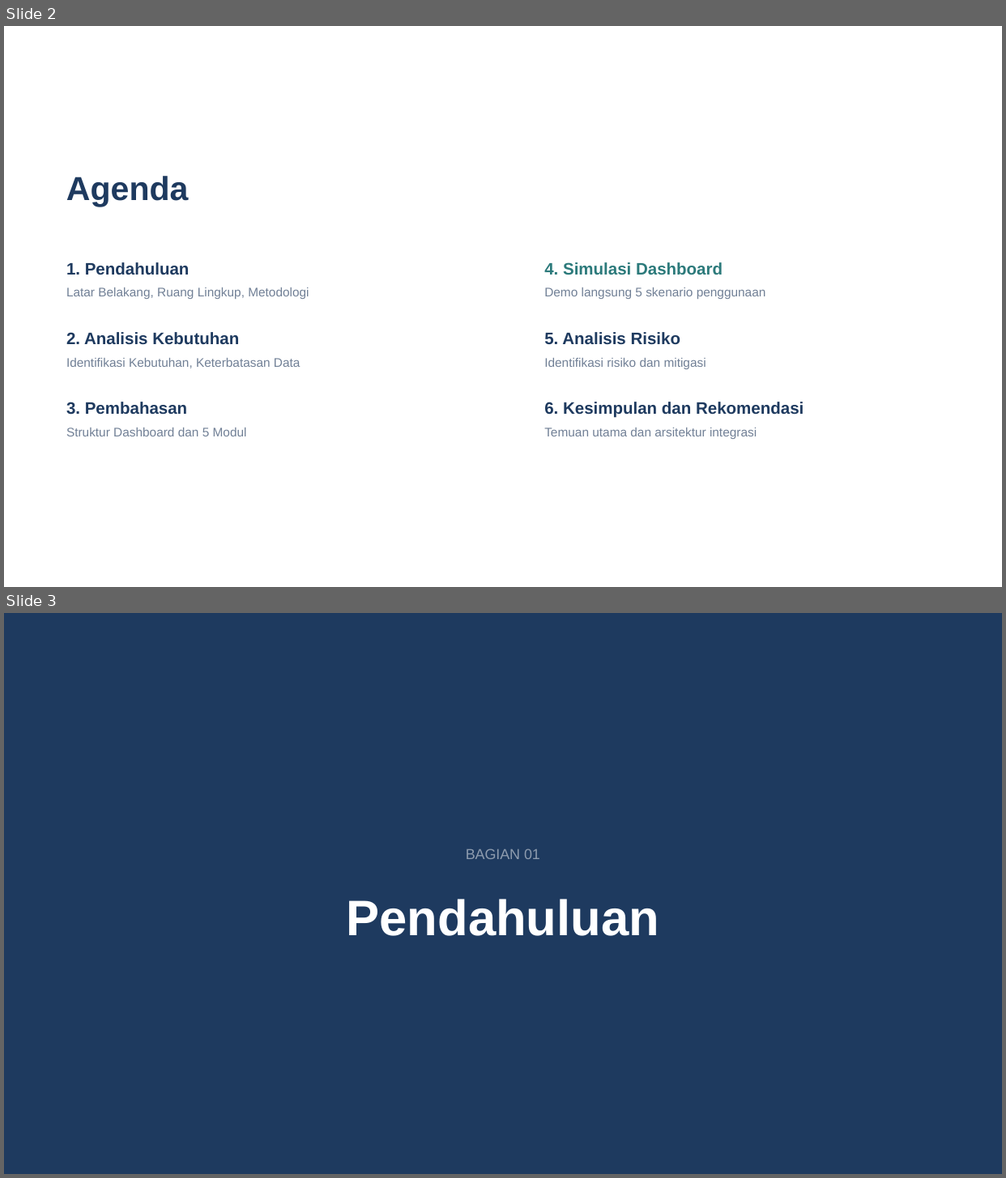
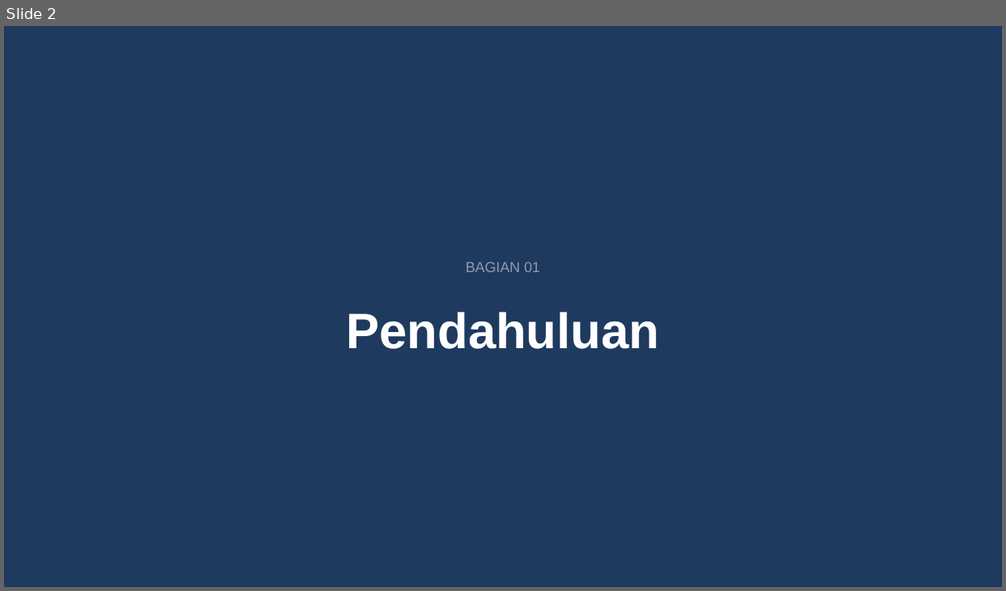
Before and after one commit to tubankum3/dashanggaran, a slide deck: Presentasi_Program Deliverables_Secondment pada Abid PMK DJA.pptx. Shown one above the other, each under a label of ours: slides 2 and 3 before the commit, slide 2 after it. The pictures are 1006x1178 and 1006x591 pixels, drawn with LibreOffice and Linux fonts; fonts in the diff are those of the drawing. Boxes give left, top, right and bottom in pixels: in the first picture for what was removed or moved away, otherwise in the second. Text is boxed around its words. In the diff, an @@ line names an element or a change of style, - is before the commit and + after.

```diff
--- a/Presentasi_Program Deliverables_Secondment pada Abid PMK DJA.pptx
+++ b/Presentasi_Program Deliverables_Secondment pada Abid PMK DJA.pptx
@@ slide 2 removed at (4, 26, 1002, 587), background #FFFFFF @@
@@ text removed at (66, 176, 189, 207) @@
-Agenda
@@ text removed at (66, 263, 189, 275) @@
-1. Pendahuluan
@@ text removed at (544, 263, 722, 275) @@
-4. Simulasi Dashboard
@@ text removed at (66, 288, 309, 299) @@
-Latar Belakang, Ruang Lingkup, Metodologi
@@ text removed at (544, 288, 766, 299) @@
-Demo langsung 5 skenario penggunaan
@@ text removed at (66, 332, 239, 345) @@
-2. Analisis Kebutuhan
@@ text removed at (544, 332, 680, 345) @@
-5. Analisis Risiko
@@ text removed at (66, 358, 300, 369) @@
-Identifikasi Kebutuhan, Keterbatasan Data
@@ text removed at (544, 358, 706, 369) @@
-Identifikasi risiko dan mitigasi
@@ text removed at (66, 402, 187, 415) @@
-3. Pembahasan
@@ text removed at (544, 402, 803, 418) @@
-6. Kesimpulan dan Rekomendasi
@@ text removed at (66, 428, 247, 437) @@
-Struktur Dashboard dan 5 Modul
@@ text removed at (544, 428, 756, 439) @@
-Temuan utama dan arsitektur integrasi
@@ what was slide 3 is now slide 2 @@
```
Also in this commit, not shown: 13 slides changed, 3 other slides removed, 2 other files.
